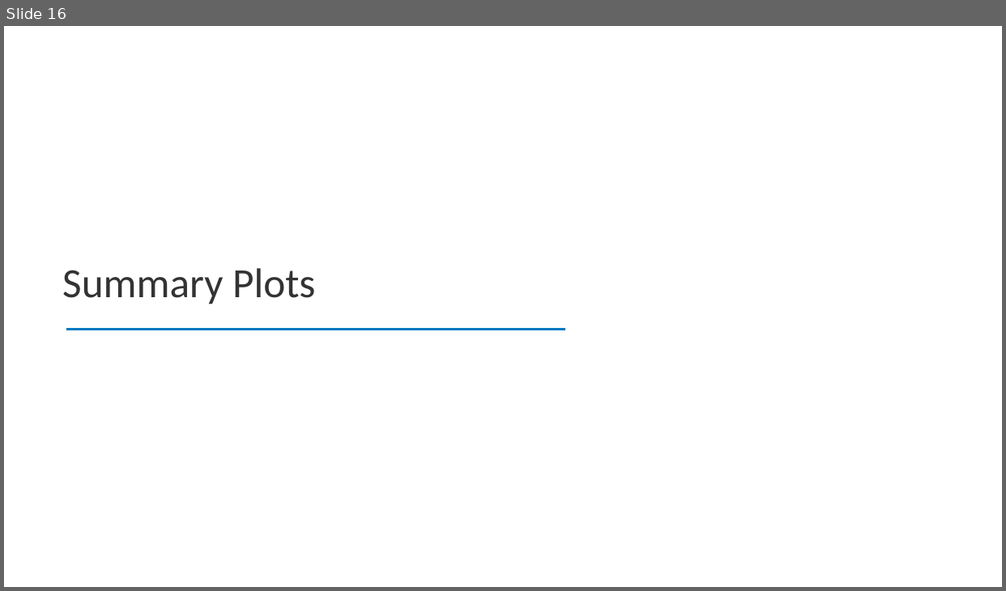
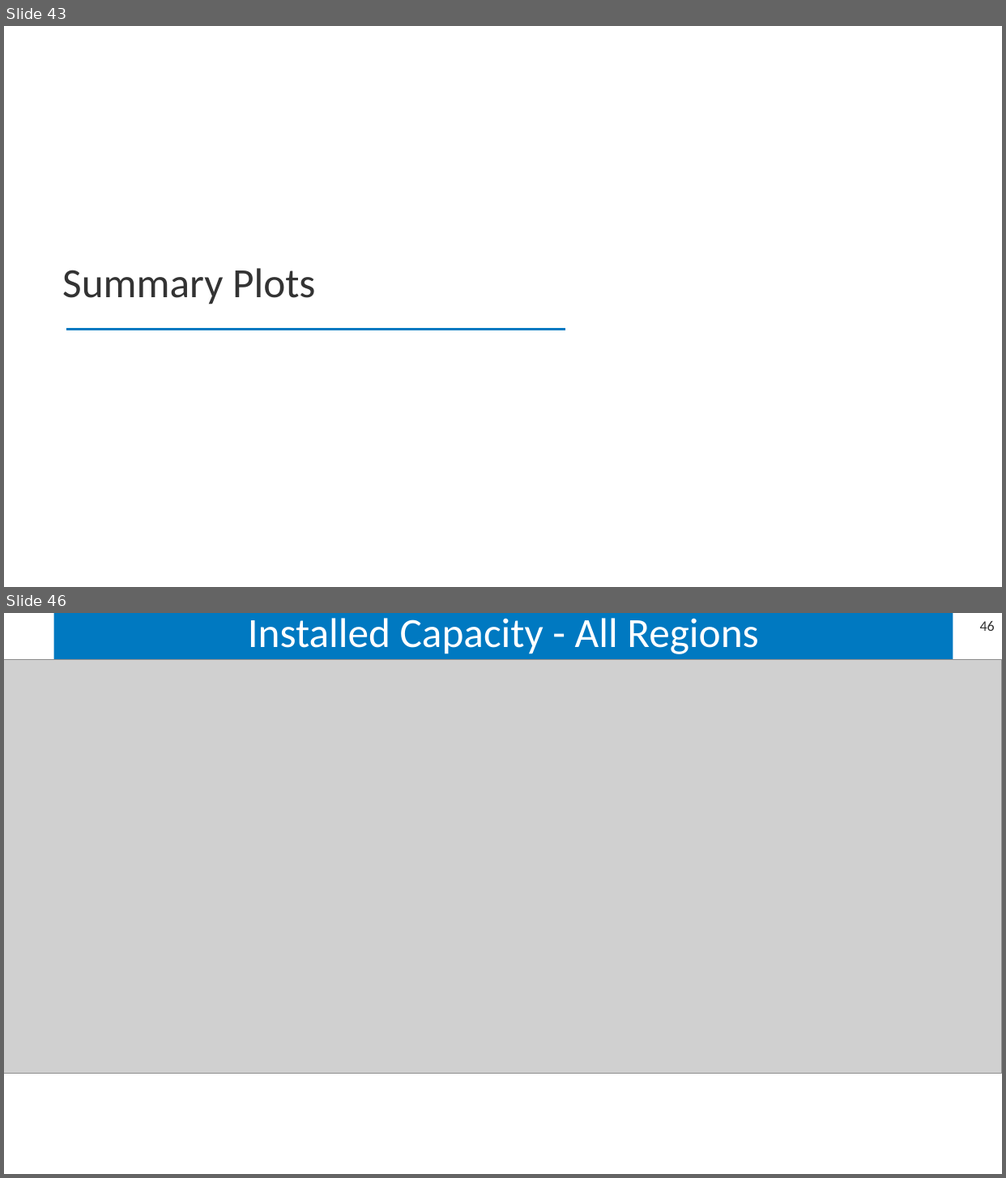
Before and after one commit to sbredenk/CORAL, a slide deck: postprocessing/results/example_atlantic/example_atlantic_results.pptx. Shown one above the other, each under a label of ours: slide 16 before the commit, slides 43 and 46 after it; the slides between them are not shown. The pictures are 1006x591 and 1006x1178 pixels, drawn with LibreOffice and Linux fonts; fonts in the diff are those of the drawing; grey boxes stand for pictures. Boxes give left, top, right and bottom in pixels: in the first picture for what was removed or moved away, otherwise in the second. Text is boxed around its words. In the diff, an @@ line names an element or a change of style, - is before the commit and + after.

```diff
--- a/postprocessing/results/example_atlantic/example_atlantic_results.pptx
+++ b/postprocessing/results/example_atlantic/example_atlantic_results.pptx
@@ slide 46 added at <box>4,613,1002,1174</box>, background #FFFFFF @@
@@ title added at <box>54,613,953,659</box>, fill #0079C1, 40 pt, text #FFFFFF @@
+Installed Capacity - All Regions
@@ page number added at <box>980,621,995,631</box>, 14 pt, text #333333 @@
+46
@@ picture added at <box>4,659,1002,1074</box> @@
@@ what was slide 16 is now slide 43 @@
```
Also in this commit, not shown: 39 other slides added, 7 other files.
